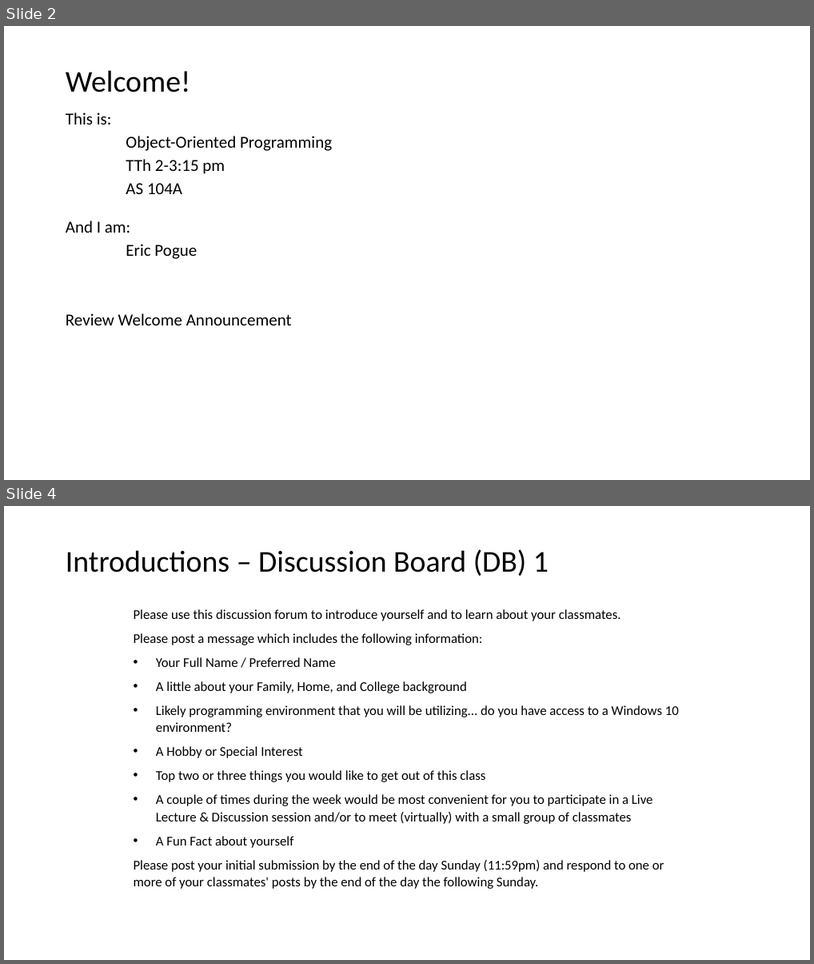
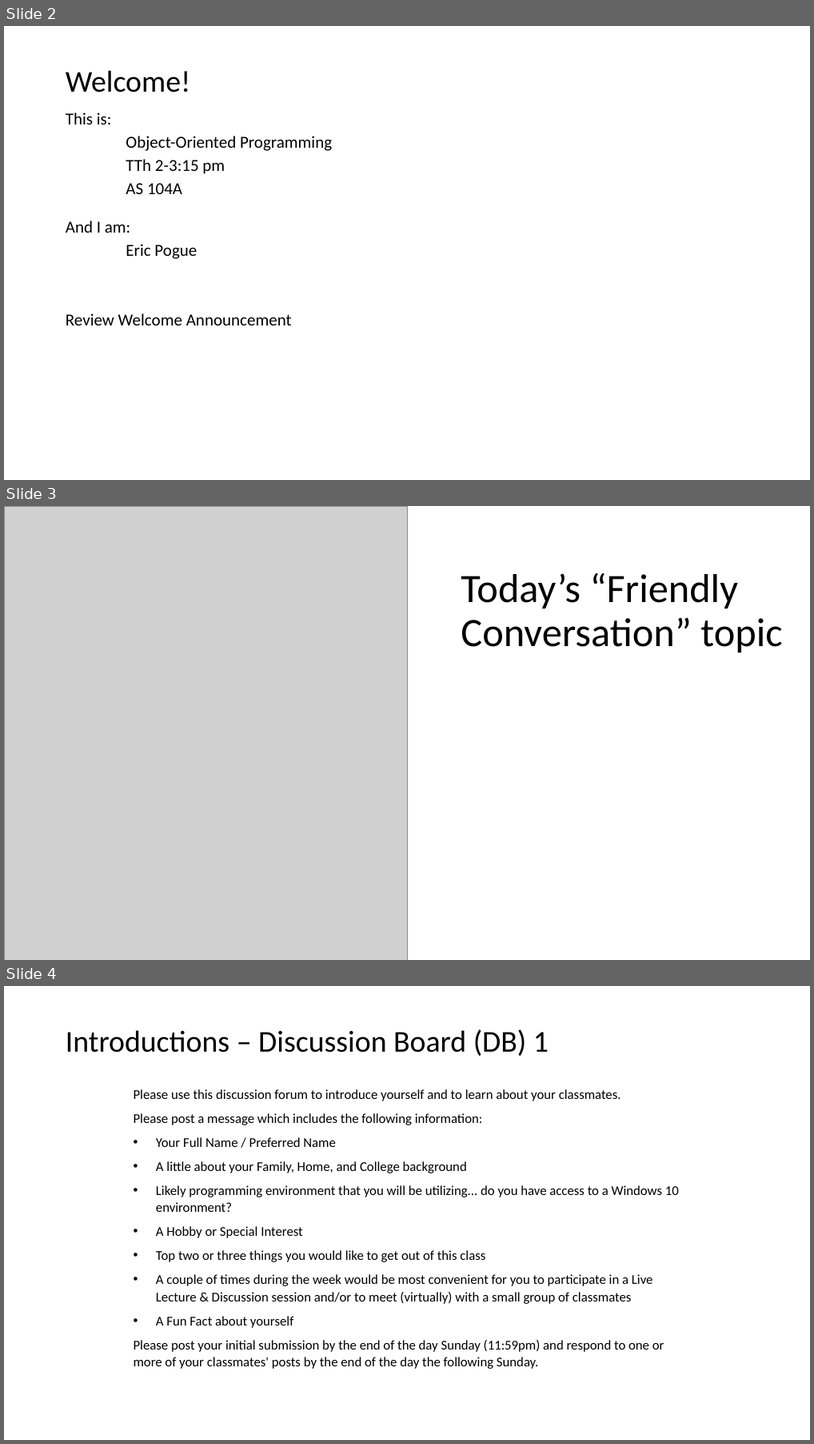
Before and after one commit to jamesbaptiste1/cpsc-24500-2019-01-spring-001, a slide deck: lecture-presentations/2019-01-15.pptx. Shown one above the other, each under a label of ours: slides 2 and 4 before the commit, slides 2, 3 and 4 after it; the slides between them are not shown. The pictures are 814x964 and 814x1444 pixels, drawn with LibreOffice and Linux fonts; fonts in the diff are those of the drawing; grey boxes stand for pictures. Boxes give left, top, right and bottom in pixels: in the first picture for what was removed or moved away, otherwise in the second. Text is boxed around its words. In the diff, an @@ line names an element or a change of style, - is before the commit and + after.

```diff
--- a/lecture-presentations/2019-01-15.pptx
+++ b/lecture-presentations/2019-01-15.pptx
@@ slide 3 added at [4,506,810,960], background #FFFFFF @@
@@ picture added at [4,506,408,960] @@
@@ title added at [461,573,782,652], 48 pt, text #000000 @@
+Today’s “Friendly Conversation” topic
```
Also in this commit, not shown: 3 slides changed.
